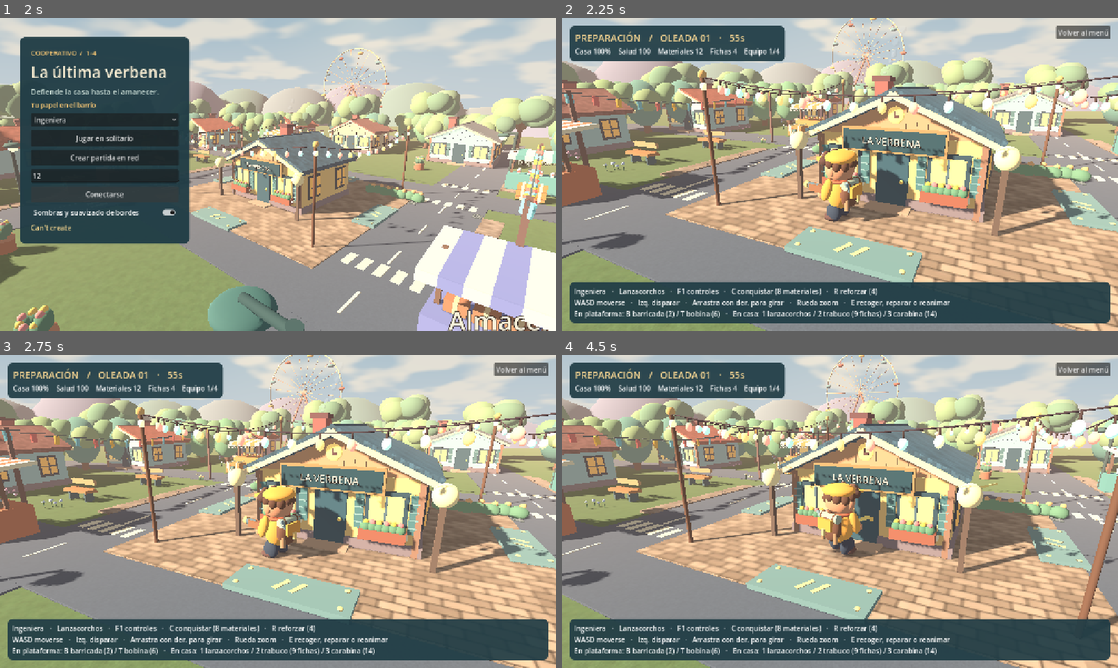
Above: before the commit, frames 1-4 (two rows, left to right).
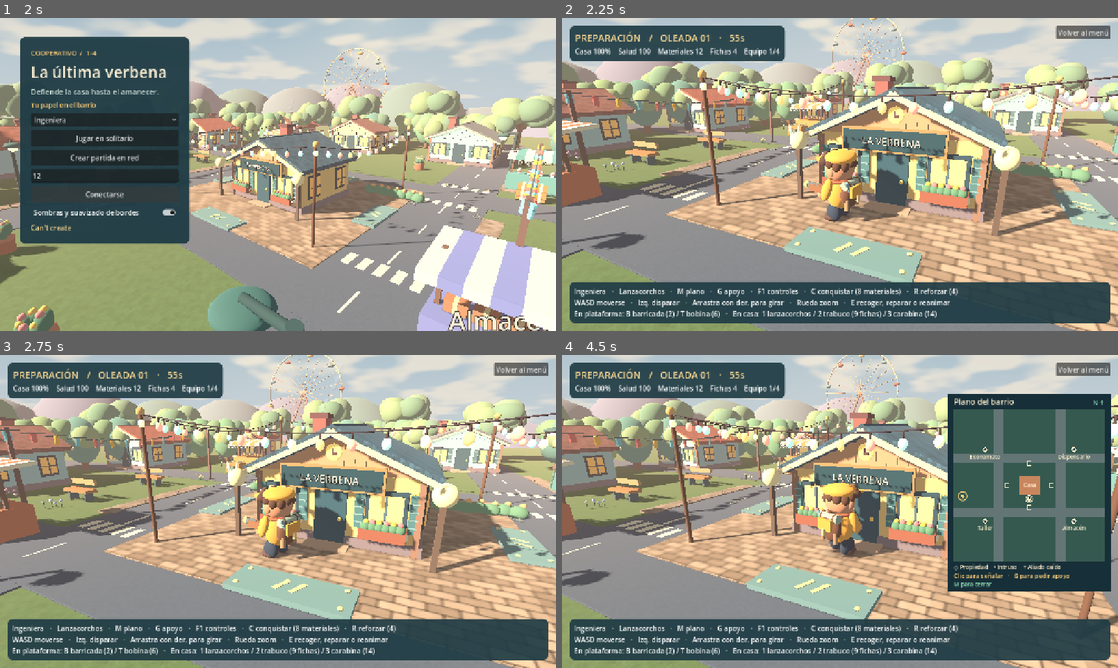
Above: after the commit, the same moments.

Repository: ikkxeer/Survival-Zmb
Game: Godot game, scene res://game/main.tscn
Two runs of this game, one before a commit and one after it. Both use one fixed random seed, a clock stepped at 60 frames per second and the inputs below.
Inputs (mouse positions are in pixels of both pictures, inside the frame that each line leads up to):
- Up to frame 1 (2 s): click (105, 174) at 0.52 s; type "12" at 0.6 s; click "Conectarse" at 1.25 s
- Up to frame 2 (2.25 s): click "Jugar en solitario" at 2 s
- Up to frame 3 (2.75 s): no input
- Up to frame 4 (4.5 s): click "Volver al menú" at 2.75 s; click "Jugar en solitario" at 3.5 s; tap Enter at 4.25 s; move the mouse to (962, 495) at 4.27 s; hold D from 4.28 s (still down); tap M at 4.35 s; click (962, 495) at 4.42 s

Frame 1 is identical in both runs. In frame 2, 0.6% of the frame differs, in the area x 21-72%, y 86-90%; in frame 3, 0.6%; in frame 4, 19%, in the area x 21-99%, y 12-90%.

Commit message:
Añade plano táctico, señales cooperativas y avisos de brecha

Diff:
--- /dev/null
+++ b/game/coop/tactical_map.gd
@@ -0,0 +1,155 @@
+extends Control
+## North is -Z, independent of each player's orbit camera.
+const Rules = preload("res://game/match.gd")
+const ACCESS = ["sur","este","norte","oeste"]
+const HALF_EXTENT := 17.0
+const INK := Color("#172f38")
+const PAPER := Color("#fff0cd")
+const MINT := Color("#92ddba")
+const AMBER := Color("#ffd17c")
+const DANGER := Color("#fa9180")
+var state:Dictionary = {}
+var local_id := 0
+var camera:Camera3D
+var expanded := false
+var previous_hp:Array[float] = []
+var access_alerts := {}
+
+func _ready():
+	set_anchors_and_offsets_preset(Control.PRESET_FULL_RECT)
+	mouse_filter = Control.MOUSE_FILTER_IGNORE
+
+func update_state(snapshot:Dictionary,peer_id:int):
+	var now := Time.get_ticks_msec()
+	for i in snapshot.gates.size():
+		var hp:float = snapshot.gates[i].hp
+		if previous_hp.size() <= i:
+			previous_hp.append(hp)
+		else:
+			if hp < previous_hp[i]: access_alerts[i] = now+3200
+			elif hp > previous_hp[i]: access_alerts.erase(i)
+			previous_hp[i] = hp
+		if access_alerts.get(i,0) <= now: access_alerts.erase(i)
+	state = snapshot
+	local_id = peer_id
+	queue_redraw()
+
+func reset():
+	state = {}
+	previous_hp.clear()
+	access_alerts.clear()
+	expanded = false
+	queue_redraw()
+
+func card() -> Rect2:
+	var side := minf(348,minf(size.x*0.46,size.y-236))
+	side = maxf(80,side)
+	return Rect2(size.x-side-44,90,side+28,side+106)
+
+func plot() -> Rect2:
+	var bounds := card()
+	return Rect2(bounds.position+Vector2(14,36),Vector2.ONE*(bounds.size.x-28))
+
+func map_point(world:Vector2) -> Vector2:
+	var r := plot()
+	return r.get_center()+world*r.size.x/(2*HALF_EXTENT)
+
+func world_point(pixel:Vector2) -> Vector2:
+	var r := plot()
+	return (pixel-r.get_center())*(2*HALF_EXTENT)/r.size.x
+
+func covers(pixel:Vector2) -> bool:
+	return expanded and not state.is_empty() and card().has_point(pixel)
+
+func caption(pos:Vector2,value:String,tint:Color,font_size:int):
+	draw_string(ThemeDB.fallback_font,pos,value,HORIZONTAL_ALIGNMENT_LEFT,-1,font_size,tint)
+
+func diamond(p:Vector2,r:float,tint:Color):
+	draw_colored_polygon(PackedVector2Array([p+Vector2.UP*r,p+Vector2.RIGHT*r,p+Vector2.DOWN*r,p+Vector2.LEFT*r]),tint)
+
+func cross_at(p:Vector2,r:float,tint:Color):
+	draw_line(p-Vector2.RIGHT*r,p+Vector2.RIGHT*r,tint,3,true)
+	draw_line(p-Vector2.DOWN*r,p+Vector2.DOWN*r,tint,3,true)
+
+func _draw():
+	if state.is_empty() or not state.players.has(local_id): return
+	if state.phase != "Fin" and not access_alerts.is_empty():
+		var urgent:int = access_alerts.keys()[0]
+		for i in access_alerts:
+			if state.gates[i].hp < state.gates[urgent].hp: urgent = i
+		var warning := "Brecha al %s" % ACCESS[urgent] if state.gates[urgent].hp<=0 else "Defensa %s bajo ataque" % ACCESS[urgent]
+		var width := ThemeDB.fallback_font.get_string_size(warning,HORIZONTAL_ALIGNMENT_LEFT,-1,17).x
+		draw_rect(Rect2(Vector2(18,102),Vector2(width+22,31)),INK)
+		caption(Vector2(29,124),warning,DANGER,17)
+	if not expanded:
+		draw_beacons()
+		return
+	var bounds := card()
+	var r := plot()
+	draw_rect(bounds,INK)
+	draw_rect(bounds,Color("#70938c"),false,1)
+	caption(bounds.position+Vector2(14,24),"Plano del barrio",PAPER,18)
+	caption(Vector2(r.end.x-27,r.position.y-11),"N ↑",MINT,13)
+	draw_rect(r,Color("#35594f"))
+	for x in [-7,7]:
+		draw_line(map_point(Vector2(x,-HALF_EXTENT)),map_point(Vector2(x,HALF_EXTENT)),Color("#637575"),r.size.x*0.068)
+	for z in [-6,6]:
+		draw_line(map_point(Vector2(-HALF_EXTENT,z)),map_point(Vector2(HALF_EXTENT,z)),Color("#637575"),r.size.x*0.058)
+	var base := Rect2(map_point(Vector2(-2.35,-2.1)),Vector2(4.7,4.2)*r.size.x/(2*HALF_EXTENT))
+	draw_rect(base,Color("#c8865e"))
+	caption(base.get_center()+Vector2(-14,4),"Casa",PAPER,13)
+	for i in Rules.GATES.size():
+		var gate = state.gates[i]
+		var at := map_point(Rules.GATES[i])
+		var footprint := Rect2(at-Vector2(5,5),Vector2(10,10))
+		if gate.hp>0: draw_rect(footprint,AMBER)
+		else: draw_rect(footprint,PAPER,false,1.0)
+		if access_alerts.has(i): draw_arc(at,10,0,TAU,24,DANGER,2,true)
+	for i in Rules.CACHES.size():
+		var pos := map_point(Rules.CACHES[i])
+		diamond(pos,7,MINT if state.claimed[i] else PAPER)
+		if state.caches[i]: draw_circle(pos,2.5,INK)
+		var name_size:int = 13
+		var label_width := ThemeDB.fallback_font.get_string_size(Rules.SITES[i],HORIZONTAL_ALIGNMENT_LEFT,-1,name_size).x
+		caption(pos+Vector2(-label_width/2,21),Rules.SITES[i],PAPER,name_size)
+	for enemy in state.enemies.values(): draw_circle(map_point(enemy.p),2.8,DANGER,true,-1,true)
+	for id in state.players:
+		var player = state.players[id]
+		var pos := map_point(player.p)
+		if player.hp <= 0: cross_at(pos,6,DANGER)
+		else:
+			draw_circle(pos,5,MINT if id!=local_id else PAPER,true,-1,true)
+			draw_line(pos,pos+player.aim*9,INK,2,true)
+		if id==local_id: draw_arc(pos,8,0,TAU,24,PAPER,1.5,true)
+		if player.has("ping"):
+			var pin := map_point(player.ping)
+			draw_arc(pin,10,0,TAU,24,AMBER,2,true)
+			if player.hp>0: diamond(pin,4,AMBER)
+	var y := r.end.y+19
+	caption(Vector2(r.position.x,y),"◇ Propiedad    • Intruso    + Aliado caído",PAPER,13)
+	caption(Vector2(r.position.x,y+20),"Clic para señalar   ·   G para pedir apoyo",AMBER,14)
+	caption(Vector2(r.position.x,y+39),"M para cerrar",MINT,13)
+
+func draw_beacons():
+	if not is_instance_valid(camera): return
+	var area := Rect2(Vector2(90,120),size-Vector2(180,250))
+	if area.size.x <= 0 or area.size.y <= 0: return
+	for id in state.players:
+		var player = state.players[id]
+		if not player.has("ping"): continue
+		var point := Vector3(player.ping.x,1.7,player.ping.y)
+		var projected := camera.unproject_position(point)
+		var local := camera.to_local(point)
+		if local.z >= -camera.near:
+			var side := -1.0 if local.x < 0 else 1.0
+			projected = Vector2(area.get_center().x+side*area.size.x,area.end.y)
+		var pos := projected.clamp(area.position,area.end)
+		var tint := DANGER if player.hp<=0 else AMBER
+		draw_circle(pos,10,INK,true,-1,true)
+		if player.hp<=0: cross_at(pos,5,tint)
+		else: diamond(pos,5,tint)
+		var distance := roundi(state.players[local_id].p.distance_to(player.ping))
+		var title := "%s · %d m" % [Rules.ROLES[player.role],distance]
+		var width := ThemeDB.fallback_font.get_string_size(title,HORIZONTAL_ALIGNMENT_LEFT,-1,14).x
+		draw_rect(Rect2(pos+Vector2(-width/2-5,11),Vector2(width+10,20)),INK)
+		caption(pos+Vector2(-width/2,26),title,PAPER,14)
--- a/game/interface.gd
+++ b/game/interface.gd
@@ -118,7 +118,7 @@
 	if s.phase == "Fin": msg.text = "La verbena ha terminado. Llegasteis a la oleada %d." % s.wave
 	var ctl = preload("res://game/match.gd")
 	var tool:String = ctl.WEAPONS[p.gun]
-	guide.text = "%s   ·   %s   ·   F1 controles" % [ctl.ROLES[p.role],tool]
+	guide.text = "%s   ·   %s   ·   M plano   ·   G apoyo   ·   F1 controles" % [ctl.ROLES[p.role],tool]
 	if help:
 		guide.text += "   ·   C conquistar (8 materiales)   ·   R reforzar (4)"
 		guide.text += "\nWASD moverse   ·   Izq. disparar   ·   Arrastra con der. para girar   ·   Rueda zoom   ·   E recoger, reparar o reanimar"
--- a/game/main.gd
+++ b/game/main.gd
@@ -6,6 +6,8 @@
 var art := Art.new()
 var ui := UI.new()
 var camera := preload("res://game/street_camera.gd").new()
+var tactical := preload("res://game/coop/tactical_map.gd").new()
+var map_click := false
 var orbiting := false
 var saved_cursor := Vector2.ZERO
 var orbit_reticle := Label.new()
@@ -86,6 +88,8 @@
 	dusk.mouse_filter = Control.MOUSE_FILTER_IGNORE
 	dusk.color = Color.TRANSPARENT
 	add_child(ui)
+	ui.add_child(tactical)
+	tactical.camera = camera
 	ui.hud.add_sibling(orbit_reticle)
 	orbit_reticle.set_anchors_and_offsets_preset(Control.PRESET_CENTER)
 	orbit_reticle.grow_horizontal = Control.GROW_DIRECTION_BOTH
@@ -147,6 +151,8 @@
 	apply_state(state)
 
 func stop(reason:String):
+	tactical.reset()
+	map_click = false
 	end_orbit()
 	camera.overview()
 	mode = ""
@@ -187,6 +193,14 @@
 		state = bytes_to_var(payload.decompress_dynamic(262144,FileAccess.COMPRESSION_DEFLATE))
 		apply_state(state)
 
+func send_marker(point:Vector2):
+	if mode == "join": request_marker.rpc_id(1,point)
+	elif mode in ["solo","host"]: sim.mark(1,point)
+
+@rpc("any_peer","reliable")
+func request_marker(point:Vector2):
+	if mode == "host": sim.mark(multiplayer.get_remote_sender_id(),point)
+
 func end_orbit():
 	if orbiting:
 		orbiting = false
@@ -199,6 +213,14 @@
 
 func _input(ev:InputEvent):
 	if mode == "": return
+	if ev is InputEventMouseButton and ev.button_index == MOUSE_BUTTON_LEFT and not ev.pressed:
+		map_click = false
+	if not orbiting and ev is InputEventMouseButton and tactical.covers(ev.position):
+		if ev.button_index == MOUSE_BUTTON_LEFT: map_click = ev.pressed
+		if ev.button_index == MOUSE_BUTTON_LEFT and ev.pressed and tactical.plot().has_point(ev.position):
+			send_marker(tactical.world_point(ev.position))
+		get_viewport().set_input_as_handled()
+		return
 	if ev is InputEventMouseButton and ev.button_index == MOUSE_BUTTON_RIGHT:
 		if ev.pressed:
 			saved_cursor = ev.position
@@ -214,6 +236,13 @@
 
 func _unhandled_key_input(ev:InputEvent):
 	if mode == "" or not (ev is InputEventKey and ev.pressed and not ev.echo): return
+	if not state.is_empty() and state.players.has(multiplayer.get_unique_id()):
+		if ev.keycode == KEY_M:
+			end_orbit()
+			tactical.expanded = not tactical.expanded
+			tactical.queue_redraw()
+		elif ev.keycode == KEY_G:
+			send_marker(state.players[multiplayer.get_unique_id()].p)
 	if ev.keycode == KEY_F1: ui.help = not ui.help
 	var mapping := {KEY_E:"use",KEY_C:"claim",KEY_R:"upgrade",KEY_B:"wall",KEY_T:"coil",KEY_1:"0",KEY_2:"1",KEY_3:"2"}
 	if mapping.has(ev.keycode) and not state.is_empty():
@@ -231,7 +260,7 @@
 	var aim:Vector2 = Vector2(ray.x,ray.z) if hit == null else Vector2(hit.x,hit.z)-p.p
 	var move := Vector2(int(Input.is_physical_key_pressed(KEY_D))-int(Input.is_physical_key_pressed(KEY_A)),int(Input.is_physical_key_pressed(KEY_S))-int(Input.is_physical_key_pressed(KEY_W)))
 	move = camera.movement(move)
-	var shoot := Input.is_mouse_button_pressed(MOUSE_BUTTON_LEFT) and not ui.quit.get_global_rect().has_point(cursor)
+	var shoot := Input.is_mouse_button_pressed(MOUSE_BUTTON_LEFT) and not map_click and not tactical.covers(cursor) and not ui.quit.get_global_rect().has_point(cursor)
 	net_clock -= dt
 	if mode != "join":
 		sim.drive(1,move,aim,shoot)
@@ -284,6 +313,7 @@
 		sound.pitch_scale = [1.1,0.75,1.35,1.6][s.shots[0][2]]
 		sound.play()
 	ui.render(s,multiplayer.get_unique_id())
+	tactical.update_state(s,multiplayer.get_unique_id())
 
 func _process(dt):
 	age += dt
--- a/game/match.gd
+++ b/game/match.gd
@@ -31,6 +31,16 @@
 func join(id:int, role:int):
 	if players.has(id) or players.size() >= 4 or phase == "Fin": return
 	players[id] = {"p":Vector2(players.size()-1,3.5),"hp":100.0,"role":clampi(role,0,3),"coins":4,"gun":0,"owned":[0],"aim":Vector2.DOWN,"cool":0.0,"move":Vector2.ZERO,"fire":false,"notice":"","message_time":0.0}
+
+const PING_DURATION := 8.0
+const PING_INTERVAL := 1.5
+
+func mark(id:int,point:Vector2):
+	if phase == "Fin" or not players.has(id) or not point.is_finite(): return
+	var player = players[id]
+	if player.get("ping_left",0.0) > PING_DURATION-PING_INTERVAL: return
+	player.ping = player.p if player.hp <= 0 else point.clamp(Vector2(-15,-13),Vector2(15,13))
+	player.ping_left = PING_DURATION
 
 func drive(id:int, move:Vector2, aim:Vector2, fire:bool):
 	if not players.has(id) or not move.is_finite() or not aim.is_finite(): return
@@ -151,6 +161,11 @@
 	var alive := false
 	for id in players:
 		var p = players[id]
+		if p.has("ping"):
+			p.ping_left -= dt
+			if p.ping_left <= 0:
+				p.erase("ping")
+				p.erase("ping_left")
 		p.message_time = maxf(0,p.message_time-dt)
 		if p.hp <= 0: continue
 		alive = true
--- a/tests/network_test.gd
+++ b/tests/network_test.gd
@@ -4,6 +4,7 @@
 var elapsed := 0.0
 var sent := false
 var done := false
+var marked := false
 var host:bool
 func _initialize():
 	call_deferred("launch")
@@ -14,24 +15,34 @@
 	game.start("host" if host else "join",0 if host else 2,"127.0.0.1")
 
 func _process(dt):
-	if game == null or done: return false
+	if game == null: return false
 	elapsed += dt
 	if elapsed > 18:
 		push_error("No se recibió el estado cooperativo esperado")
 		quit(1)
 		return false
+	if done:
+		if game.mode == "": quit(0)
+		return false
 	if game.state.is_empty() or game.state.players.size()!=4: return false
+	if not marked:
+		marked = true
+		game.send_marker(game.state.players[game.multiplayer.get_unique_id()].p)
+	for player in game.state.players.values():
+		if not player.has("ping") or not player.ping.is_equal_approx(player.p): return false
 	if host:
 		# The four spawn points are within reach of the south build pad.
 		if game.sim.gates[0].kind==1 and game.sim.wood==9:
 			if not sent:
 				sent = true
-				get_root().get_tree().create_timer(1.5).timeout.connect(func(): quit(0))
+				create_timer(1.5).timeout.connect(func():
+					game.stop("")
+					quit(0)
+				)
 	else:
 		if not sent:
 			game.interact.rpc_id(1,"wall")
 			sent = true
 		if game.state.gates[0].kind==1 and game.state.wood==9:
 			done = true
-			create_timer(1.0).timeout.connect(func(): quit(0))
 	return false
--- /dev/null
+++ b/tests/tactical_map_test.gd
@@ -0,0 +1,67 @@
+extends SceneTree
+var failed := false
+
+func check(value:bool,detail:String):
+	if not value:
+		push_error(detail)
+		failed = true
+
+func _initialize():
+	call_deferred("run")
+
+func key(code:Key):
+	var input := InputEventKey.new()
+	input.keycode = code
+	input.pressed = true
+	return input
+
+func run():
+	var game = load("res://game/main.tscn").instantiate()
+	root.add_child(game)
+	game.start("solo",1,"")
+	var sim = game.sim
+	var view = game.tactical
+	game._unhandled_key_input(key(KEY_M))
+	check(view.expanded,"M abre el plano durante la partida")
+	var site:Vector2 = sim.CACHES[1]
+	var pixel:Vector2 = view.map_point(site)
+	check(view.covers(pixel) and view.world_point(pixel).is_equal_approx(site),"Proyección de los puestos")
+	var click := InputEventMouseButton.new()
+	click.position = pixel
+	click.button_index = MOUSE_BUTTON_LEFT
+	click.pressed = true
+	game._input(click)
+	check(sim.players[1].ping.is_equal_approx(site) and game.map_click,"El clic marca el puesto y consume el disparo")
+	click.pressed = false
+	click.position = Vector2.ZERO
+	game._input(click)
+	check(not game.map_click,"Soltar fuera del plano libera el disparo")
+	sim.mark(1,Vector2.ZERO)
+	check(sim.players[1].ping.is_equal_approx(site),"Se limita la frecuencia de señales")
+	sim.tick(2)
+	sim.mark(1,Vector2(INF,0))
+	check(sim.players[1].ping.is_equal_approx(site),"Una coordenada inválida no desplaza la señal")
+	sim.mark(1,Vector2(90,50))
+	check(sim.players[1].ping==Vector2(15,13),"La señal queda dentro del barrio")
+	sim.tick(9)
+	check(not sim.players[1].has("ping"),"Las señales caducan")
+	sim.gates[0].hp = 90
+	view.update_state(sim.snapshot(),1)
+	sim.gates[0].hp = 70
+	view.update_state(sim.snapshot(),1)
+	check(view.access_alerts.has(0),"El daño en el acceso sur aparece en el plano")
+	sim.gates[0].hp = 0
+	view.update_state(sim.snapshot(),1)
+	check(view.access_alerts.has(0) and view.previous_hp[0]==0,"Una brecha sigue visible")
+	sim.gates[0].hp = 90
+	view.update_state(sim.snapshot(),1)
+	check(view.access_alerts.is_empty(),"Reconstruir despeja el aviso")
+	sim.join(2,2)
+	sim.players[1].hp = 0
+	game._unhandled_key_input(key(KEY_G))
+	check(sim.players[1].ping==sim.players[1].p,"Los caídos pueden pedir rescate en su posición")
+	game._unhandled_key_input(key(KEY_M))
+	check(not view.expanded,"El plano se cierra")
+	game.stop("")
+	check(view.state.is_empty() and not view.expanded,"Salir limpia el plano")
+	quit(1 if failed else 0)
Not shown, added: game/coop/tactical_map.gd.uid
Binary file added: media/plano-cooperativo.jpg
Not shown, added: tests/tactical_map_test.gd.uid
Not shown, added: TODO.md
